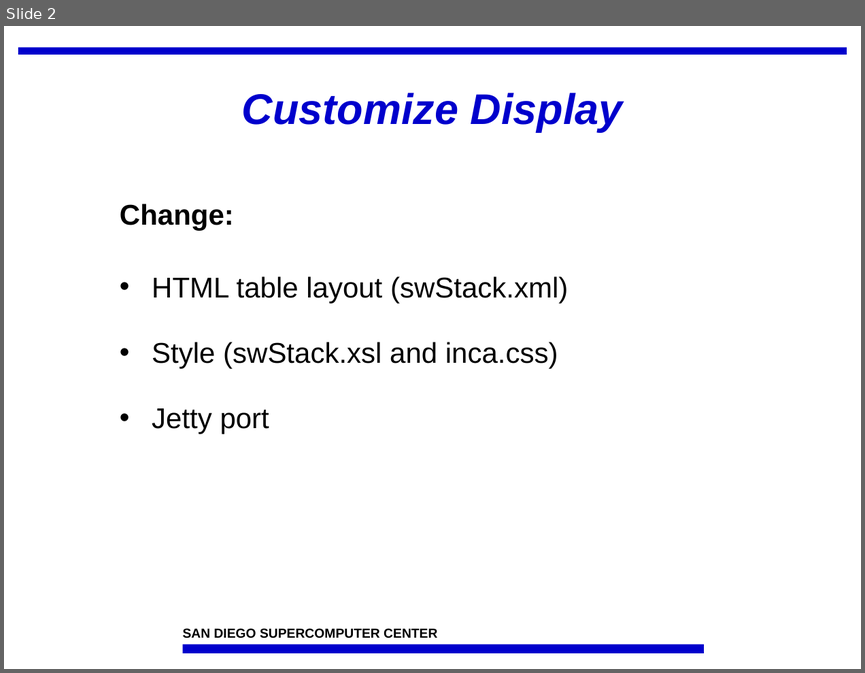
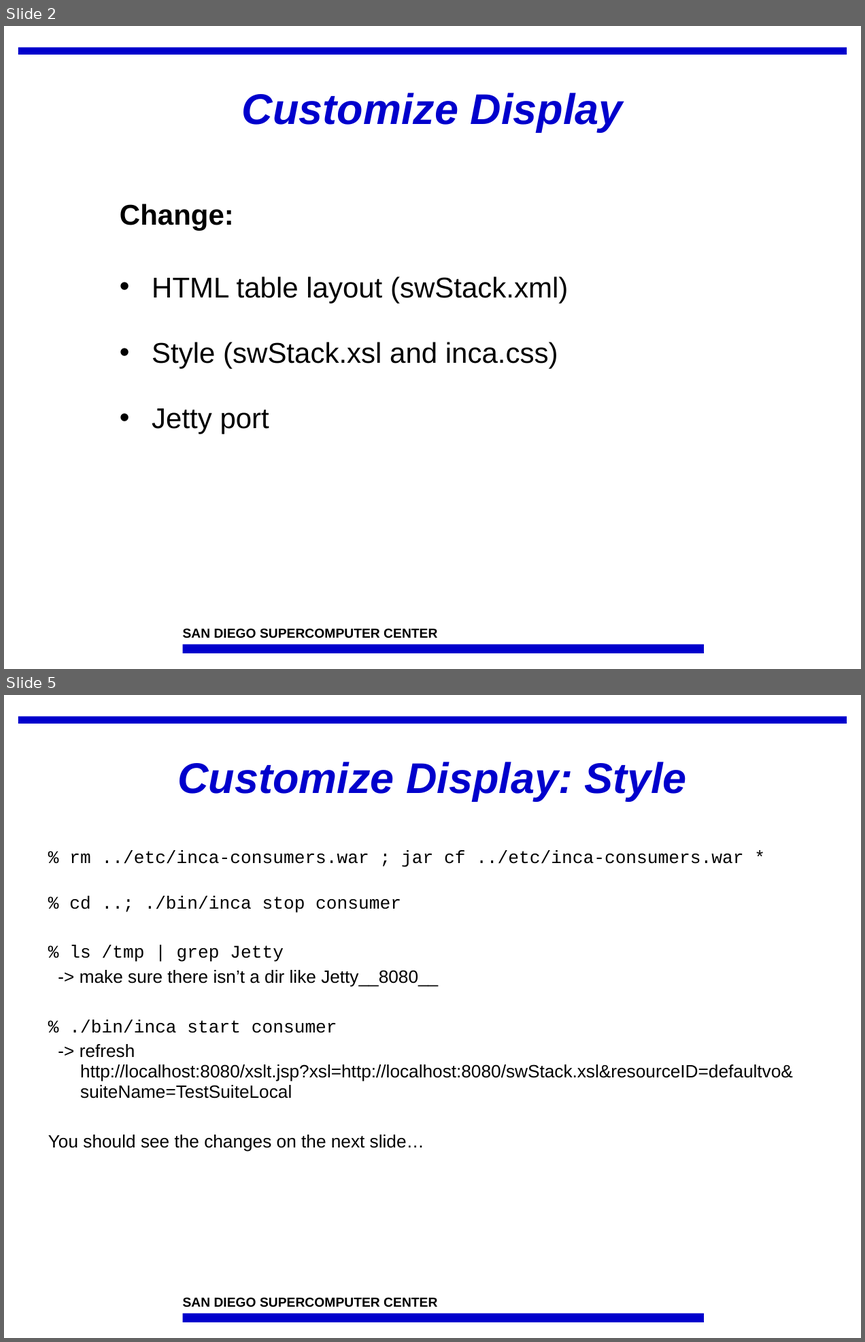
Before and after one commit to IncaProject/inca-xsede, a slide deck: talks/feb-06-workshop/dataConsumersHandsOn.ppt. Shown one above the other, each under a label of ours: slide 2 before the commit, slides 2 and 5 after it; the slides between them are not shown. The pictures are 865x673 and 865x1342 pixels, drawn with LibreOffice and Linux fonts; fonts in the diff are those of the drawing; background and template pictures are left out. Boxes give left, top, right and bottom in pixels: in the first picture for what was removed or moved away, otherwise in the second. Text is boxed around its words. In the diff, an @@ line names an element or a change of style, - is before the commit and + after.

```diff
--- a/talks/feb-06-workshop/dataConsumersHandsOn.ppt
+++ b/talks/feb-06-workshop/dataConsumersHandsOn.ppt
@@ slide 5 added at bbox=[4, 695, 861, 1338], background #FFFFFF; not listed: 3 template elements that a slide beside it also shows @@
@@ text added at bbox=[177, 762, 686, 801], 36 pt, text #0000CC, bold, italic @@
+Customize Display: Style
@@ text added at bbox=[48, 851, 793, 1151], 15 pt, text #000000 @@
+% rm ../etc/inca-consumers.war ; jar cf ../etc/inca-consumers.war *
+% cd ..; ./bin/inca stop consumer
+% ls /tmp | grep Jetty
+-> make sure there isn’t a dir like Jetty__8080__
+% ./bin/inca start consumer
+-> refresh http://localhost:8080/xslt.jsp?xsl=http://localhost:8080/swStack.xsl&resourceID=defaultvo&suiteName=TestSuiteLocal
+You should see the changes on the next slide…
```
Also in this commit, not shown: 3 slides changed, 1 other slide added, 2 slides removed.
